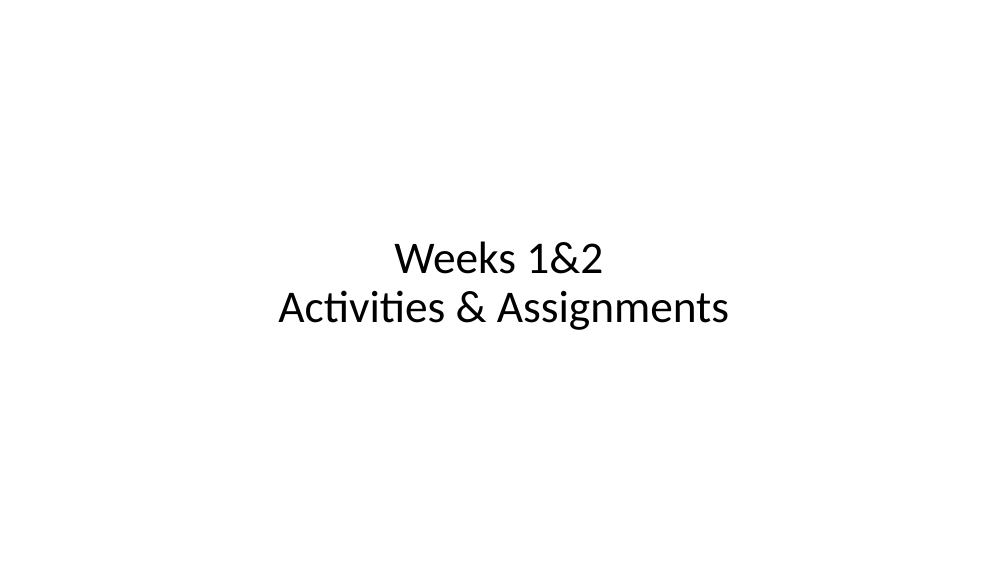
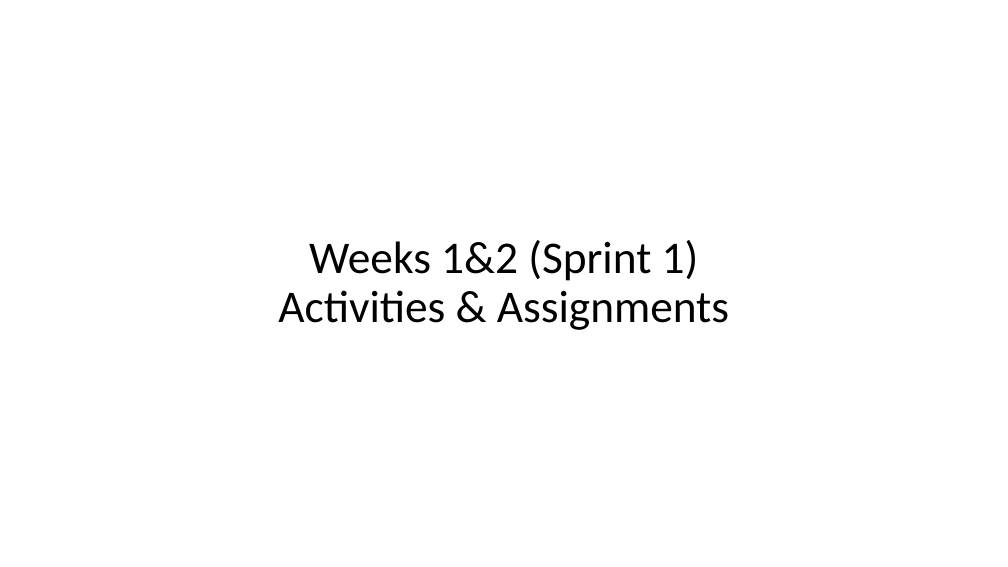
Before and after one commit to jamesbaptiste1/cpsc-24500-2019-01-spring-001, a slide deck: slide 10 of lecture-presentations/2019-01-15.pptx. Drawn at 1008x567 pixels with LibreOffice and Linux fonts; fonts in the diff are those of the drawing. Boxes give left, top, right and bottom in pixels: in the first picture for what was removed or moved away, otherwise in the second. Text is boxed around its words. In the diff, an @@ line names an element or a change of style, - is before the commit and + after.

```diff
--- a/lecture-presentations/2019-01-15.pptx
+++ b/lecture-presentations/2019-01-15.pptx
@@ title at [278,240,729,330]: text changed @@
-Weeks 1&2
-Activities & Assignments
+Weeks 1&2 (Sprint 1)
+Activities & Assignments
```
Also in this commit, not shown: 4 other slides changed, 3 slides removed.
